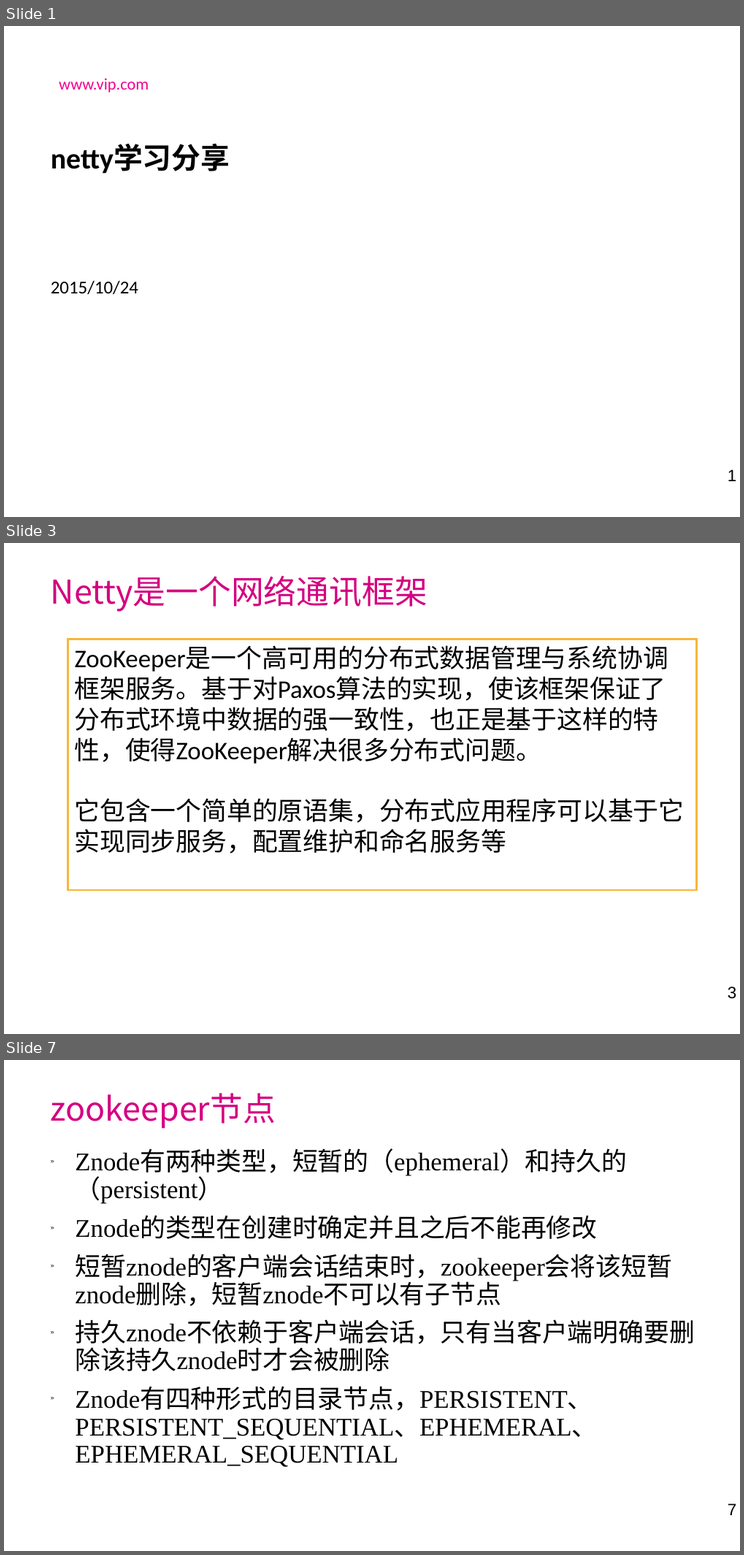
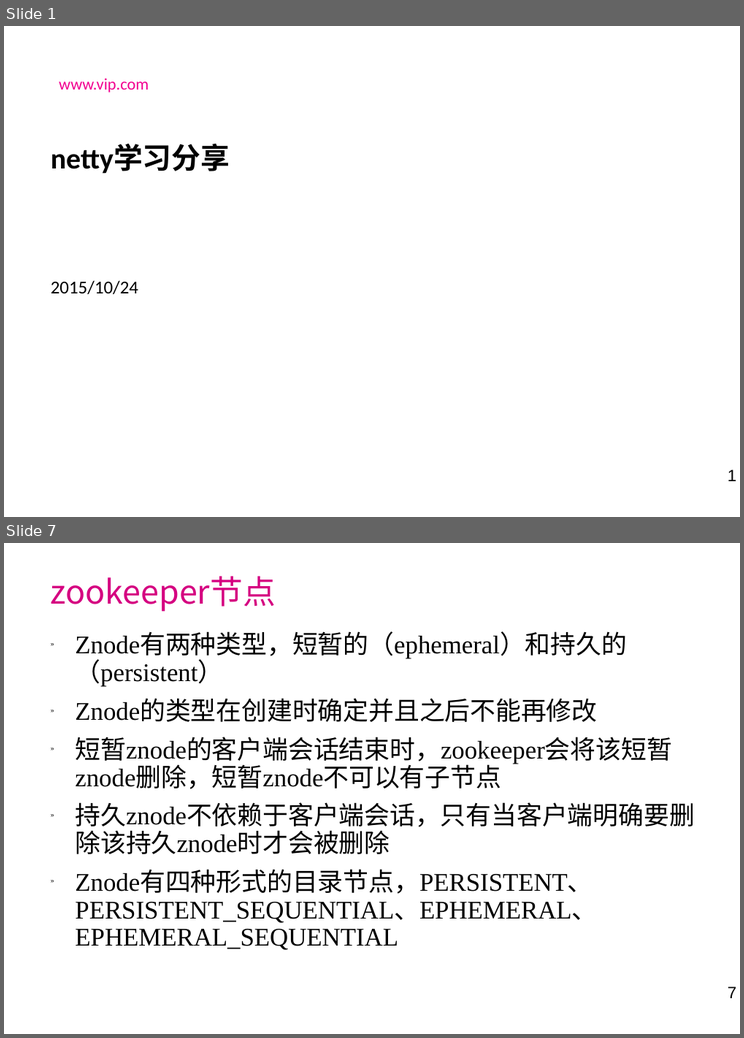
Before and after one commit to laienliang/netty-demo, a slide deck: doc/netty学习分享.ppt. Shown one above the other, each under a label of ours: slides 1, 3 and 7 before the commit, slides 1 and 7 after it; the slides between them are not shown. The pictures are 744x1555 and 744x1038 pixels, drawn with LibreOffice and Linux fonts; fonts in the diff are those of the drawing; background and template pictures are left out. Boxes give left, top, right and bottom in pixels: in the first picture for what was removed or moved away, otherwise in the second. Text is boxed around its words. In the diff, an @@ line names an element or a change of style, - is before the commit and + after.

```diff
--- a/doc/netty学习分享.ppt
+++ b/doc/netty学习分享.ppt
@@ slide 3 removed at bbox=[4, 543, 740, 1034], background picture (left out); not listed: 1 template element that a slide beside it also shows @@
@@ title removed at bbox=[51, 576, 427, 612] @@
-Netty是一个网络通讯框架
@@ rectangle removed at bbox=[68, 639, 697, 890] @@
-ZooKeeper是一个高可用的分布式数据管理与系统协调框架服务。基于对Paxos算法的实现，使该框架保证了分布式环境中数据的强一致性，也正是基于这样的特性，使得ZooKeeper解决很多分布式问题。
-它包含一个简单的原语集，分布式应用程序可以基于它实现同步服务，配置维护和命名服务等
```
Also in this commit, not shown: 2 slides changed, 3 slides added, 2 other slides removed, 2 other files.
